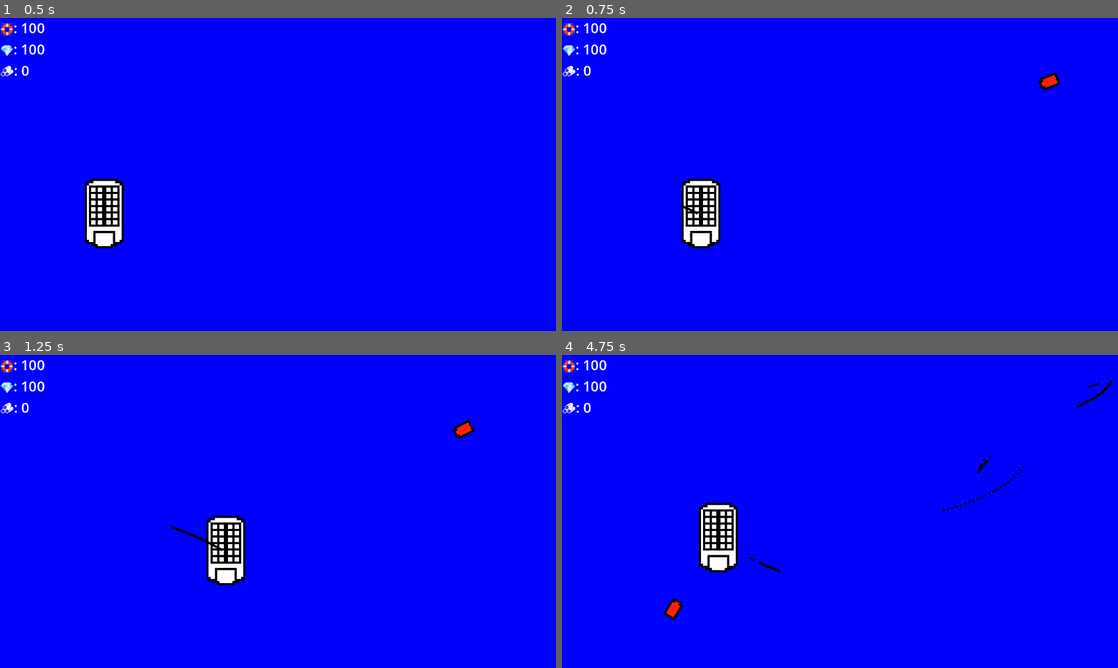
Above: before the commit, frames 1-4 (two rows, left to right).
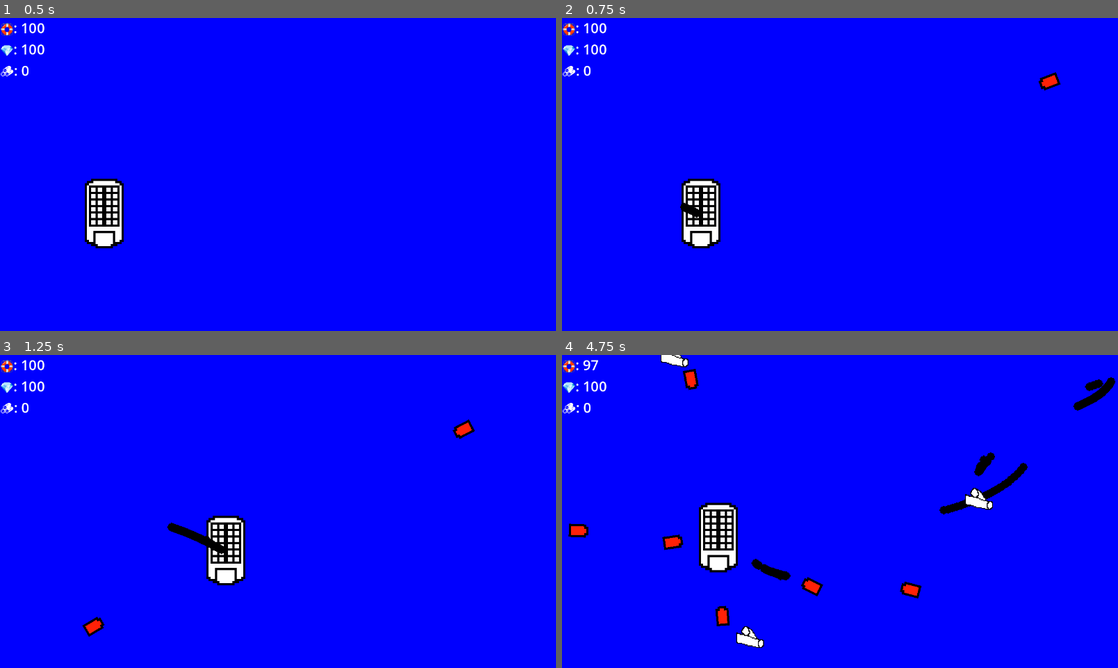
Above: after the commit, the same moments.

Repository: JoeyShapiro/ContainerCaptain
Game: Godot game, scene res://main.tscn
Same seed, same stepped clock (60 frames per second), same inputs: the game is played once before the commit and once after it.
Inputs:
- Up to frame 1 (0.5 s): no input
- Up to frame 2 (0.75 s): tap Enter at 0.5 s; hold Right (move_right) from 0.53 s (still down); hold Space (shoot) from 0.53 s (still down)
- Up to frame 3 (1.25 s): keep holding Right (move_right); keep holding Space (shoot)
- Up to frame 4 (4.75 s): release Right (move_right) at 1.28 s; release Space (shoot) at 1.28 s; hold Down (move_down) 1.28-2.03 s; tap Space (shoot) at 1.35, 2.85, 4.35 s; hold Right (move_right) 2.03-2.78 s; hold Space (shoot) 2.03-2.78 s; hold Up (move_up) 2.78-3.53 s; hold Space (shoot) 3.53-4.28 s; hold Left (move_left) from 3.53 s (still down)

Frame 1 is identical in both runs. In frame 2, less than 0.1% of the frame differs, in the area x 21-25%, y 58-64%; in frame 3, 0.4%; in frame 4, 2.7%, in the area x 1-100%, y 0-94%.

Commit message:
added collectable resources

Diff:
--- a/bullet.tscn
+++ b/bullet.tscn
@@ -24,6 +24,7 @@
 
 [node name="AnimatedSprite2D" type="AnimatedSprite2D" parent="."]
 texture_filter = 1
+scale = Vector2(2, 2)
 sprite_frames = SubResource("SpriteFrames_mf3av")
 
 [node name="CollisionShape2D" type="CollisionShape2D" parent="."]
--- a/main.gd
+++ b/main.gd
@@ -26,8 +26,8 @@
 func _on_timer_mob_timeout():
 	# Create a new instance of the Mob scene.
 	var mob = mob_scene.instantiate()
-	if len(get_tree().get_nodes_in_group('enemy')):
-		return
+	#if len(get_tree().get_nodes_in_group('enemy')):
+	#	return
 
 	# Choose a random location on Path2D.
 	var mob_spawn_location = get_node("PathMob/MobSpawnLoc")
@@ -57,3 +57,7 @@
 
 func _on_player_hit():
 	$Hud.display_stats($Player.hull, $Player.gold, $Player.resources)
+
+
+func _on_player_stat_change():
+	$Hud.display_stats($Player.hull, $Player.gold, $Player.resources)
--- a/main.tscn
+++ b/main.tscn
@@ -50,5 +50,6 @@
 grow_vertical = 2
 
 [connection signal="hit" from="Player" to="." method="_on_player_hit"]
+[connection signal="stat_change" from="Player" to="." method="_on_player_stat_change"]
 [connection signal="timeout" from="TimerMob" to="." method="_on_timer_mob_timeout"]
 [connection signal="timeout" from="TimerStart" to="." method="_on_timer_start_timeout"]
--- a/pirateRam.gd
+++ b/pirateRam.gd
@@ -5,6 +5,8 @@
 @export var ram_cooldown = 1
 var ram_timer
 @export var speed = 2
+
+@export var resource_scene : PackedScene
 
 # Called when the node enters the scene tree for the first time.
 func _ready():
@@ -36,4 +38,9 @@
 		ram_timer = ram_cooldown
 
 func on_hit(damage):
+	var resource = resource_scene.instantiate()
+	resource.position = position
+
+	get_node('../').add_child(resource)
+
 	queue_free()
--- a/pirateRam.tscn
+++ b/pirateRam.tscn
@@ -1,6 +1,7 @@
-[gd_scene load_steps=5 format=3 uid="uid://bwnudvv2w1r8r"]
+[gd_scene load_steps=6 format=3 uid="uid://bwnudvv2w1r8r"]
 
 [ext_resource type="Script" path="res://pirateRam.gd" id="1_137oy"]
+[ext_resource type="PackedScene" uid="uid://b7utkqtrd73uq" path="res://resource.tscn" id="2_6pvcb"]
 [ext_resource type="Texture2D" uid="uid://k20yuhqicv6e" path="res://boat.png" id="2_qk4jy"]
 
 [sub_resource type="SpriteFrames" id="SpriteFrames_tqc1f"]
@@ -22,6 +23,7 @@
 collision_layer = 4
 collision_mask = 7
 script = ExtResource("1_137oy")
+resource_scene = ExtResource("2_6pvcb")
 metadata/_edit_group_ = true
 
 [node name="AnimatedSprite2D" type="AnimatedSprite2D" parent="."]
--- a/player.gd
+++ b/player.gd
@@ -1,5 +1,6 @@
 extends CharacterBody2D
 signal hit
+signal stat_change
 
 @export var speed = 400 # How fast the player will move (pixels/sec).
 @export var hull = 100
@@ -13,7 +14,6 @@
 func _ready():
 	screen_size = get_viewport_rect().size
 	$TimerShoot.start()
-
 
 # Called every frame. 'delta' is the elapsed time since the previous frame.
 func _process(delta):
@@ -48,6 +48,7 @@
 func on_hit(damage):
 	hit.emit()
 	hull -= damage
+	stat_change.emit()
 
 func start(pos):
 	position = pos
@@ -79,6 +80,10 @@
 
 		get_node('../').add_child(bullet)
 
-
 func _on_timer_shoot_timeout():
 	shoot()
+
+func on_pickup(item):
+	print('collected ', item)
+	resources += 1
+	stat_change.emit()
--- a/player.tscn
+++ b/player.tscn
@@ -26,7 +26,7 @@
 
 [node name="Player" type="CharacterBody2D"]
 collision_layer = 2
-collision_mask = 3
+collision_mask = 11
 script = ExtResource("1_uaiom")
 bullet_scene = ExtResource("2_rmgub")
 metadata/_edit_group_ = true
--- a/project.godot
+++ b/project.godot
@@ -57,6 +57,7 @@
 2d_physics/layer_1="General"
 2d_physics/layer_2="Player"
 2d_physics/layer_3="Enemy"
+2d_physics/layer_4="Pickups"
 
 [rendering]
 
--- /dev/null
+++ b/resource.gd
@@ -0,0 +1,10 @@
+extends CharacterBody2D
+
+
+
+func _physics_process(delta):
+	var collision_body = move_and_collide(velocity * delta)
+	if collision_body:
+		if collision_body.get_collider().has_method("on_pickup"):
+			collision_body.get_collider().on_pickup('resource')
+			queue_free()
--- /dev/null
+++ b/resource.tscn
@@ -0,0 +1,32 @@
+[gd_scene load_steps=5 format=3 uid="uid://b7utkqtrd73uq"]
+
+[ext_resource type="Texture2D" uid="uid://c1iri7cwddgnf" path="res://resource.png" id="1_4mt4d"]
+[ext_resource type="Script" path="res://resource.gd" id="1_x2bhq"]
+
+[sub_resource type="SpriteFrames" id="SpriteFrames_cgfaj"]
+animations = [{
+"frames": [{
+"duration": 1.0,
+"texture": ExtResource("1_4mt4d")
+}],
+"loop": true,
+"name": &"default",
+"speed": 5.0
+}]
+
+[sub_resource type="RectangleShape2D" id="RectangleShape2D_0dh78"]
+size = Vector2(160, 125)
+
+[node name="CharacterBody2D" type="CharacterBody2D"]
+collision_layer = 8
+collision_mask = 10
+script = ExtResource("1_x2bhq")
+
+[node name="AnimatedSprite2D" type="AnimatedSprite2D" parent="."]
+texture_filter = 1
+scale = Vector2(2, 2)
+sprite_frames = SubResource("SpriteFrames_cgfaj")
+
+[node name="CollisionShape2D" type="CollisionShape2D" parent="."]
+position = Vector2(0, 2.5)
+shape = SubResource("RectangleShape2D_0dh78")
Binary file changed: bullet.png
Binary file added: resource.png
Not shown, added: resource.png.import
Not shown, added: resource.xcf
